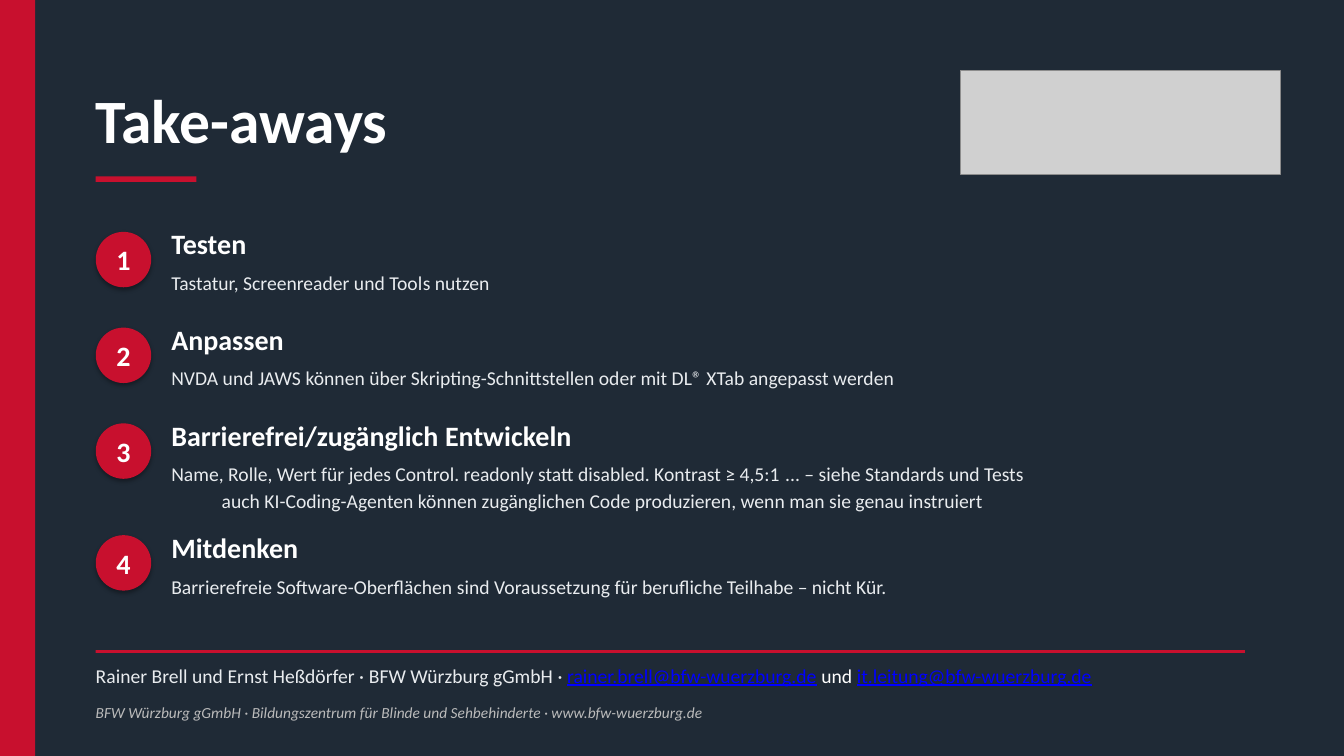
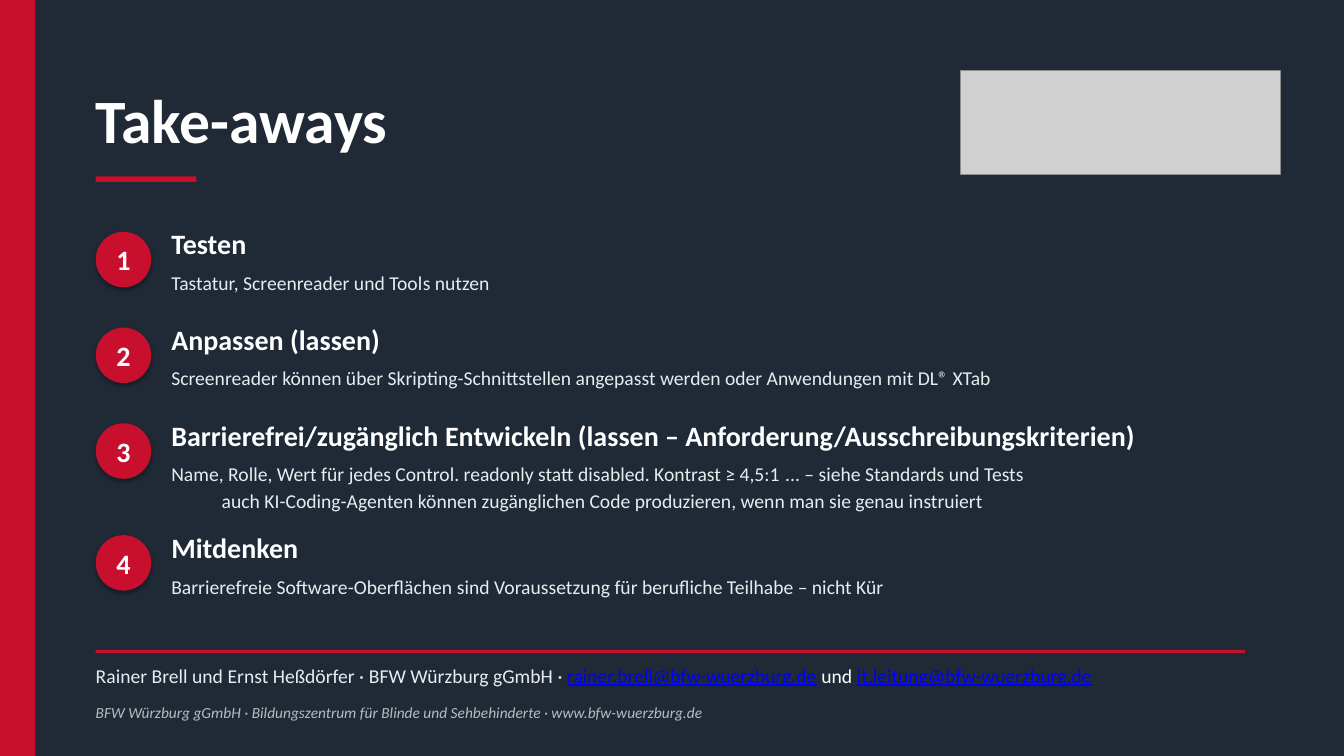
Before and after one commit to EH-BFW/BarrierefreiheitsDemos, a slide deck: slide 16 of Praesentation_Barrierefreiheit.pptx (slide 17 before the commit). Drawn at 1344x756 pixels with LibreOffice and Linux fonts; fonts in the diff are those of the drawing; grey boxes stand for pictures. Boxes give left, top, right and bottom in pixels: in the first picture for what was removed or moved away, otherwise in the second. Text is boxed around its words. In the diff, an @@ line names an element or a change of style, - is before the commit and + after.

```diff
--- a/Praesentation_Barrierefreiheit.pptx
+++ b/Praesentation_Barrierefreiheit.pptx
@@ text at [171, 329, 380, 355]: text changed @@
-Anpassen
+Anpassen (lassen)
@@ text at [171, 371, 991, 389]: text changed @@
-NVDA und JAWS können über Skripting-Schnittstellen oder mit DL® XTab angepasst werden
+Screenreader können über Skripting-Schnittstellen angepasst werden oder Anwendungen mit DL® XTab
@@ text at [171, 425, 1134, 451]: text changed @@
-Barrierefrei/zugänglich Entwickeln
+Barrierefrei/zugänglich Entwickeln (lassen – Anforderung/Ausschreibungskriterien)
@@ text at [171, 580, 883, 598]: text changed @@
-Barrierefreie Software-Oberflächen sind Voraussetzung für berufliche Teilhabe – nicht Kür.
+Barrierefreie Software-Oberflächen sind Voraussetzung für berufliche Teilhabe – nicht Kür
```
Also in this commit, not shown: 12 other slides changed, 1 slide removed.
